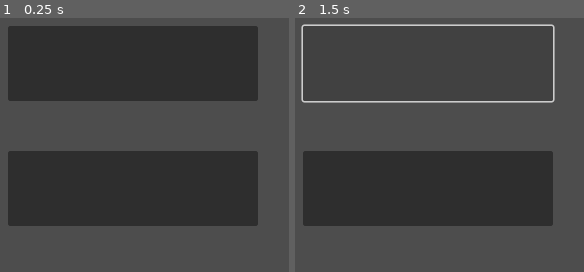
Above: before the commit, frames 1-2 (left to right).
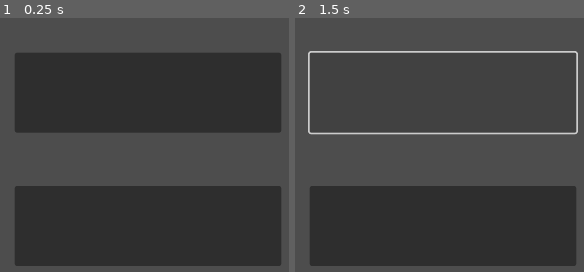
Above: after the commit, the same moments.

Repository: AgSmith95/godot-playground
Game: Godot game, scene res://scenes/main/main.tscn
Two runs of this game, one before a commit and one after it. Both use one fixed random seed, a clock stepped at 60 frames per second and the inputs below.
Inputs:
- Up to frame 1 (0.25 s): no input
- Up to frame 2 (1.5 s): click "PLAY" at 0.5 s; click "PLAY" at 1.25 s

The runs differ from the first frame. In frame 1, 50% of the frame differs, in the area x 2-98%, y 3-98%; in frame 2, 32%.

Commit message:
changed screen size

Diff:
--- a/project.godot
+++ b/project.godot
@@ -17,8 +17,8 @@
 
 [display]
 
-window/size/viewport_width=576
-window/size/viewport_height=1024
+window/size/viewport_width=540
+window/size/viewport_height=960
 window/size/resizable=false
 window/stretch/mode="canvas_items"
 window/stretch/aspect="expand"
